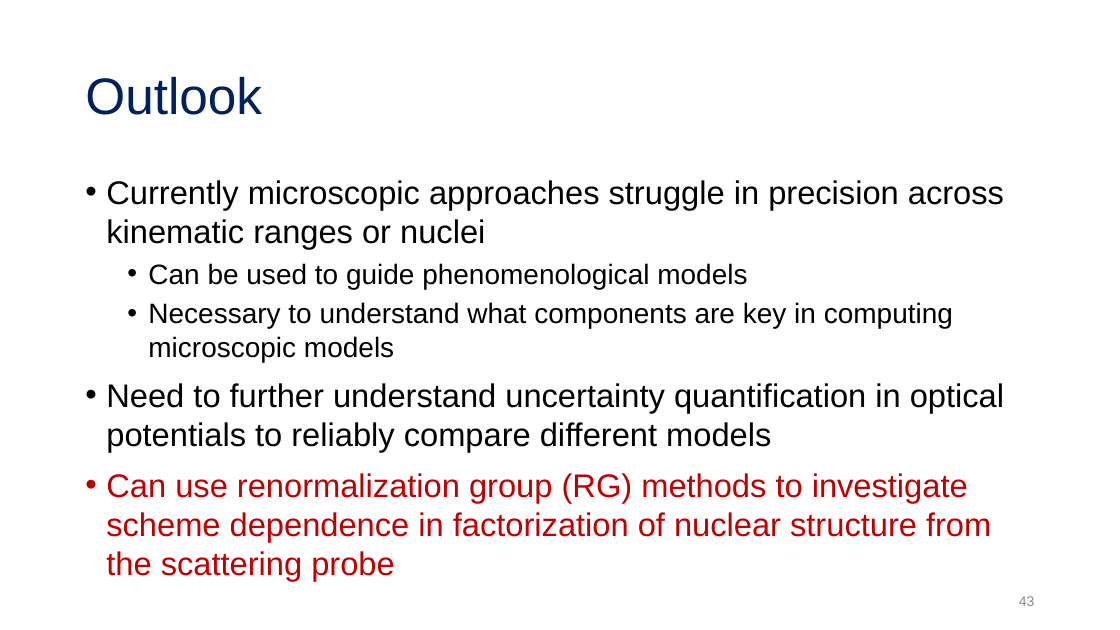
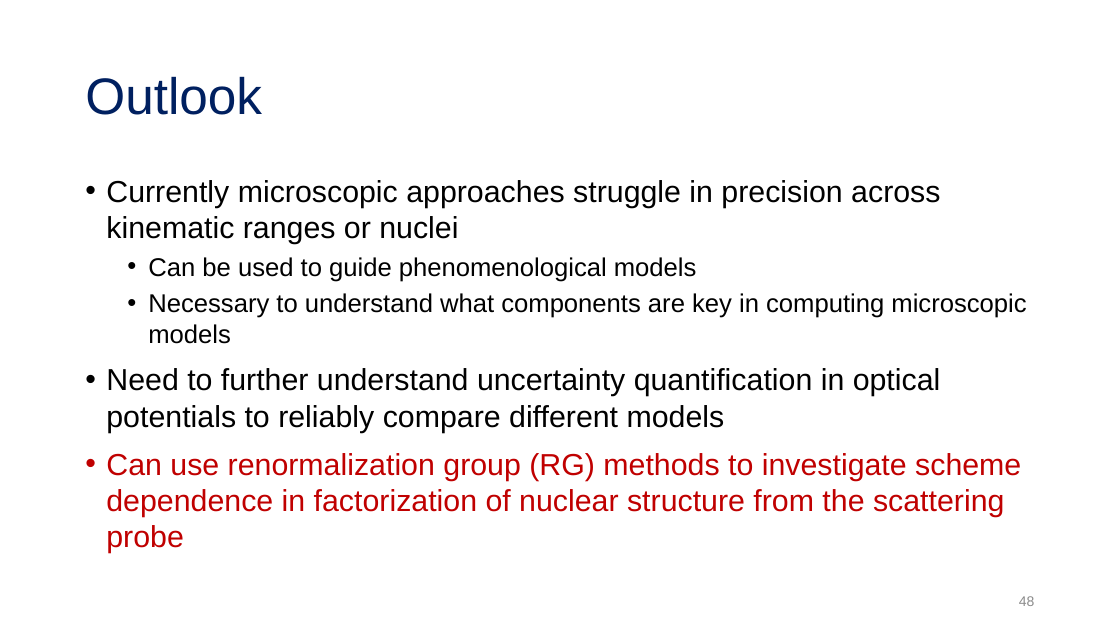
Before and after one commit to tropiano4/tropiano-srg, a slide deck: slide 48 of Presentations/Candidacy_2019/candidacy_presentation.pptx (slide 43 before the commit). Drawn at 1120x630 pixels with LibreOffice and Linux fonts; fonts in the diff are those of the drawing. Boxes give left, top, right and bottom in pixels: in the first picture for what was removed or moved away, otherwise in the second. Text is boxed around its words. In the diff, an @@ line names an element or a change of style, - is before the commit and + after.

```diff
--- a/Presentations/Candidacy_2019/candidacy_presentation.pptx
+++ b/Presentations/Candidacy_2019/candidacy_presentation.pptx
@@ text "Currently microscopic approaches struggle in ..." at box(106, 180, 1026, 553): size 28 to 26 pt in "Currently microscopic approaches struggle in precision acros ...", "Need to further understand uncertainty quantification in ...", "Can use renormalization group (RG) methods to ..."; size 24 to 22 pt in "Can be used to guide phenomenological models", "Necessary to understand what components are key ..." @@
@@ page number at box(1019, 596, 1035, 606): text changed @@
-43
+48
```
Also in this commit, not shown: 1 slide added, 1 other file.
